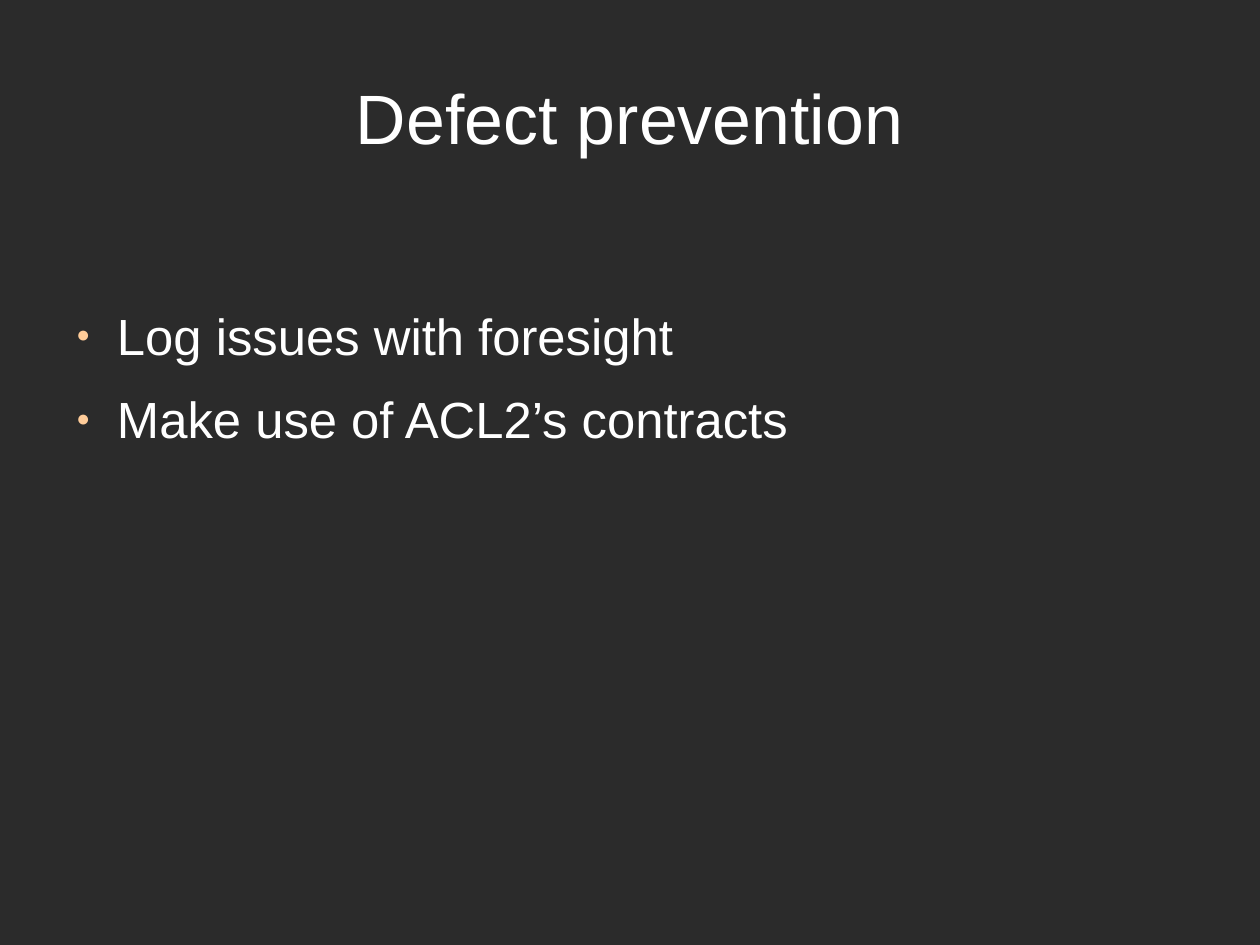
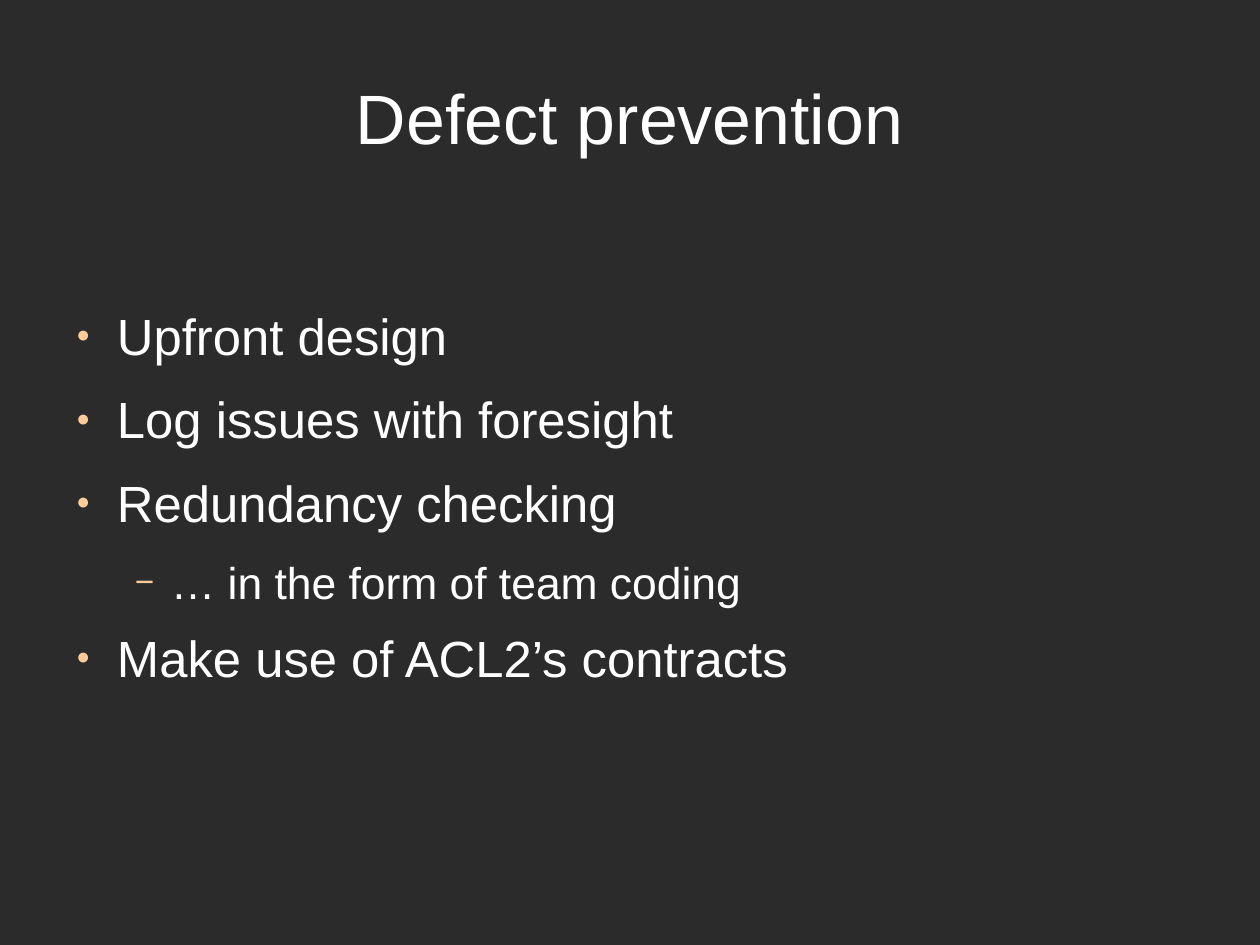
Before and after one commit to directrix1/se2, a slide deck: slide 19 of wip/SE2Presentation.odp (slide 17 before the commit). Drawn at 1260x945 pixels with LibreOffice and Linux fonts; fonts in the diff are those of the drawing; background and template pictures are left out; a plain dark background stands for a picture behind light text. Boxes give left, top, right and bottom in pixels: in the first picture for what was removed or moved away, otherwise in the second. Text is boxed around its words. In the diff, an @@ line names an element or a change of style, - is before the commit and + after.

```diff
--- a/wip/SE2Presentation.odp
+++ b/wip/SE2Presentation.odp
@@ text at <box>117,318,448,365</box>: paragraph added @@
+● Upfront design
@@ text at <box>117,485,741,608</box>: paragraphs added @@
+● Redundancy checking
+  − … in the form of team coding
```
Also in this commit, not shown: 1 other slide changed, 2 slides added, 1 other file.
